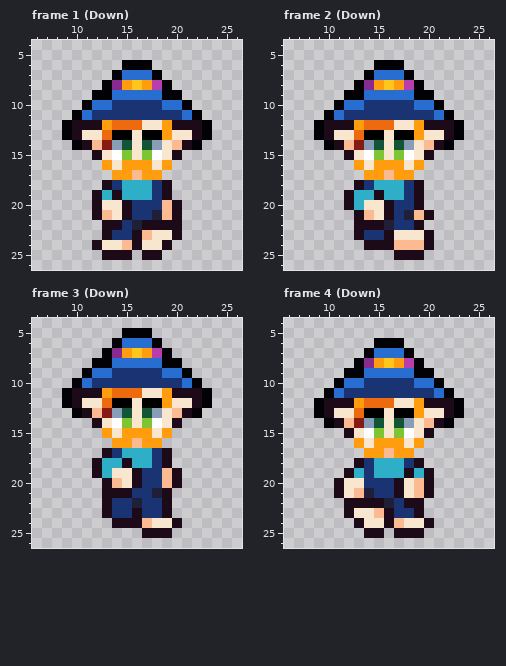
Edited in one commit: pixel-art file (assets/Character/Character/Aseprite/2. Walk.aseprite). The picture above is the old version.
32x32 pixels, 24 frames. Shown: frame 1 (Down): x 6..26, y 4..26; frame 2 (Down): x 6..26, y 4..26; frame 3 (Down): x 6..26, y 4..26; frame 4 (Down): x 6..26, y 4..26. The commit also changed other frames, which this record leaves out.
And afterwards:
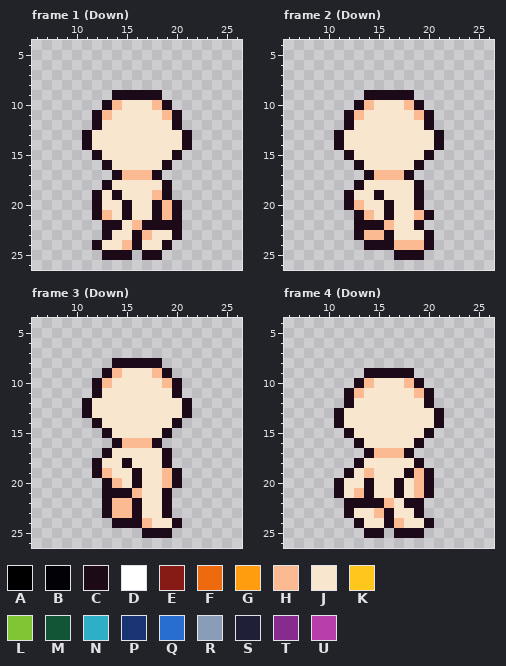
Palette (. is transparent): A #000000  B #020206  C #1c0a18  D #ffffff  E #861b15  F #ee6a0e  G #ff9d0e  H #fcba92  J #f9e6cf  K #ffc71b  L #7ec433  M #115536  N #2eafc7  P #1a3473  Q #286ed0  R #8a9db8  S #1f1f38  T #882b8f  U #b83eab
Change:
layer "Eyes/Male/Green" now hidden
layer "Clothers/Farm/Blue" now hidden
layer "Hair's/Standard/Ginger" now hidden
layer "Acc/Wizard" now hidden
layer "Acc/Elf/1" now hidden
layer "Acc/Beard/Ginger" now hidden
Changed rows in their new state; - is an unchanged pixel.
Frame 1 (Down):
first column x 9:
 6 ------...------
 7 -----.....-----
 8 ----.......----
 9 ---..CCCCC..---
10 --..CHJJJHC..--
11 -..CHJJJJJHC..-
12 ...-JJJJ--J-...
13 ..C-JJJ-JJJ-C..
14 -.-JJJJ-JJ-J-.-
15 -----JJ-JJ-----
16 ----C-JJJ-C----
17 -----CH-HC-----
18 -----JJJJJ-----
19 ----J-JJJH-----
20 -------JJC-----
21 -------JJC-----
22 ------JH-------
23 -----JJ--------
Frame 2 (Down):
first column x 9:
 6 ------...------
 7 -----.....-----
 8 ----.......----
 9 ---..CCCCC..---
10 --..CHJJJHC..--
11 -..CHJJJJJHC..-
12 ...-JJJJ--J-...
13 ..C-JJJ-JJJ-C..
14 -.-JJJJ-JJ-J-.-
15 -----JJ-JJ-----
16 ----C-JJJ-C----
17 -----CH-HC-----
18 -----JJJJJ-----
19 ----JJ-JJJ-----
20 ----H---JJ-----
21 --------JJ-----
22 -------HJJ-----
23 -----HH--------
Frame 3 (Down):
first column x 9:
 5 ------...------
 6 -----.....-----
 7 ----.......----
 8 ---..CCCCC..---
 9 --..CHJJJHC..--
10 -..CHJJJJJHC..-
11 ...-JJJJ--J-...
12 ..C-JJJ-JJJ-C..
13 -.-JJJJ-JJ-J-.-
14 -----JJ-JJ-----
15 ----C-JJJ-C----
16 -----CH-HC-----
17 -----JJJJJ-----
18 ----JJ-JJJ-----
19 ----H---JJ-----
20 --------JJ-----
21 -------HJJ-----
22 -----HHCJJ-----
23 -----HH-JJ-----
Frame 4 (Down):
first column x 9:
 6 ------...------
 7 -----.....-----
 8 ----.......----
 9 ---..CCCCC..---
10 --..CHJJJHC..--
11 -..CHJJJJJHC..-
12 ...-JJJJ--J-...
13 ..C-JJJ-JJJ-C..
14 -.-JJJJ-JJ-J-.-
15 -----JJ-JJ-----
16 ----C-JJJ-C----
17 -----CH-HC-----
18 -----JJJJJ-----
19 ----JHJJJ-H----
20 -----CJJ-------
21 -----CJJ-------
22 -------HJ------
23 --------JJ-----
Where, in picture pixels (left, top, right, bottom), the same in both pictures:
changed: (62, 60, 212, 240)
changed: (314, 60, 464, 240)
changed: (62, 328, 212, 518)
changed: (314, 338, 464, 518)
